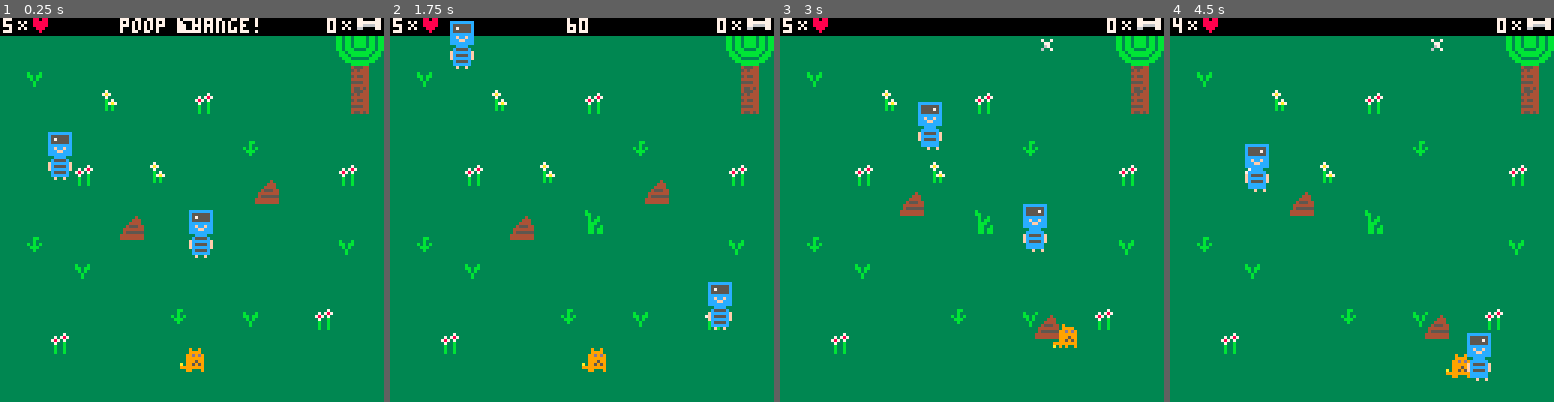
Above: before the commit, frames 1-4 (left to right).
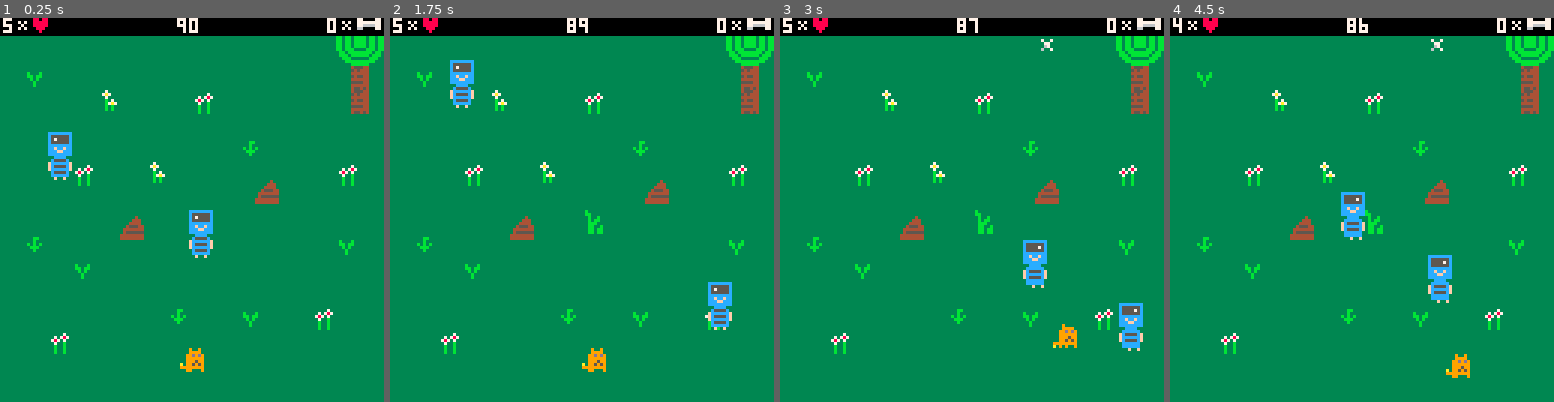
Above: after the commit, the same moments.

Repository: CornflakesOnGit/bonk-thief-horror
Game: PICO-8 cartridge bonk.p8
Two runs of this game, one before a commit and one after it. Both use one fixed random seed, a clock stepped at 60 frames per second and the inputs below.
Inputs:
- Up to frame 1 (0.25 s): no input
- Up to frame 2 (1.75 s): hold Right from 1.6 s (still down)
- Up to frame 3 (3 s): release Right at 2.1 s; hold Up 2.15-2.42 s; hold Right from 2.47 s (still down)
- Up to frame 4 (4.5 s): release Right at 3.03 s; hold Left 3.08-3.58 s; hold Down 3.63-3.97 s; hold Right from 4.02 s (still down)

The runs differ from the first frame. In frame 1, 0.7% of the frame differs, in the area x 31-68%, y 0-4%; in frame 2, 1.3%; in frame 3, 3.8%; in frame 4, 4.0%, in the area x 19-84%, y 0-95%.

Commit message:
various fixes
bonk now flashes when hit until not invincible anymore. timer is now gone when poop change is announced. thieves and bonk cannot go into upper UI area anymore. game does not run anymore when life is under zero or time is under zero.

Diff:
--- a/bonk_code.lua
+++ b/bonk_code.lua
@@ -9,7 +9,7 @@
 
     elapsed_bone_time = 0
     elapsed_poop_time = 0
-    time_left = 62
+    time_left = 91
 
     poop_announcement = 0
 
@@ -136,11 +136,11 @@
     end
 
     -- respawning from other side {#c81}
-    if bonk.pos.x < -4 then bonk.pos.x = 124
+        if bonk.pos.x < -4 then bonk.pos.x = 124
         elseif bonk.pos.x > 124 then bonk.pos.x = -4
-        elseif bonk.pos.y < -4 then bonk.pos.y = 124
-        elseif bonk.pos.y > 124 then bonk.pos.y = -4
-    end
+        elseif bonk.pos.y < 6 then bonk.pos.y = 124
+        elseif bonk.pos.y > 124 then bonk.pos.y = 6
+        end
 end
 
 -- Bonk change frame function {#c81,6}
@@ -166,7 +166,7 @@
         thief1.direction.x = thief1.direction.x * -1 -- Reverse horizontal direction
     end
 
-    if thief1.pos.y <= 0 or thief1.pos.y >= 112 then
+    if thief1.pos.y <= 7 or thief1.pos.y >= 112 then
         thief1.direction.y = thief1.direction.y * -1 -- Reverse vertical direction
     end
 
@@ -187,7 +187,7 @@
         thief2.direction.x = thief2.direction.x * -1 -- Reverse horizontal direction
     end
 
-    if thief2.pos.y <= 0 or thief2.pos.y >= 112 then
+    if thief2.pos.y <= 7 or thief2.pos.y >= 112 then
         thief2.direction.y = thief2.direction.y * -1 -- Reverse vertical direction
     end
 
@@ -463,14 +463,15 @@
         invincibility_flash_timer = invincibility_flash_timer + 1
     end
 
-    if invincibility_flash_timer % 3 == 0 then
-        show_bonk = not show_bonk
+    if invincibility_flash_timer % 2 == 0 then
+        show_bonk = false
     end
 
     if invincibility_flash_timer > 19 then
         show_bonk = true -- Ensure text is not displayed after the intended duration
-    end
-    invincibility_flash_timer = 1
+        invincibility_flash_timer = 1
+    end
+
 end
 
 
@@ -533,7 +534,7 @@
 end
 
 -->8
--- Other functions
+-- Timer functions
 
 -- Increase overall timer {#fff}
 function bone_timer()
@@ -544,14 +545,13 @@
     elapsed_poop_time = elapsed_poop_time + 1  -- Increment elapsed time every 1 frame
 end
 
-
 function countdown()
     time_left = time_left - 1/30
 end
 
 --Print HUD on screen
 function hud()
-    if not ((time_left >= 27 and time_left <= 30) or (time_left >= 57 and time_left <= 60)) then
+    if (time_left > 0 and time_left < 30) or (time_left > 32 and time_left < 60) or (time_left > 62 and time_left < 91) then
         print(flr(time_left), 59, 0, 7)
     end
 
@@ -586,6 +586,9 @@
     --print("# of bones: " ..#bones,50,20,7)
 end
 
+-->8
+--Other functions
+
 function end_game()
     if time_left < 0 or life == 0 then
         cls(1)
@@ -604,42 +607,52 @@
     end
 end
 
+function negative_life_debug()
+    if life == -1 then
+        life = 0
+    end
+end
 
 -->8
 --update
 
 function _update()
-    if time_left > 0 or life > 1 then
-        bone_timer()
-        poop_timer()
-        countdown()
-
-        bonk_movement()
-
-        thief1_movement()
-        thief2_movement()
-        ensure_thief1_diagonal()
-        ensure_thief2_diagonal()
-        thief1_animation()
-        thief2_animation()
-
-        collision_bonk_bone()
-        collision_bonk_thief1()
-        collision_bonk_thief2()
-        collision_thief1_poop()
-        collision_thief2_poop()
-        collision_thief1_bone()
-        collision_thief2_bone()
-
-        invincibility()
-
-        spawn_new_bone()
-        bone_animation()
-
-        poop_change()
-        emergency_poop_jump()
-    end
-
+    if life > 0 then
+        if time_left > 0 then
+
+            bone_timer()
+            poop_timer()
+            countdown()
+
+            bonk_movement()
+
+            thief1_movement()
+            thief2_movement()
+            ensure_thief1_diagonal()
+            ensure_thief2_diagonal()
+            thief1_animation()
+            thief2_animation()
+
+            collision_bonk_bone()
+            collision_bonk_thief1()
+            collision_bonk_thief2()
+            collision_thief1_poop()
+            collision_thief2_poop()
+            collision_thief1_bone()
+            collision_thief2_bone()
+
+            invincibility()
+            invincibility_flash()
+
+            spawn_new_bone()
+            bone_animation()
+
+            poop_change()
+            emergency_poop_jump()
+
+            negative_life_debug()
+        end
+    end
 end
 
 
@@ -660,7 +673,9 @@
     if show_bonk == true then
         drawBonk()
     end
+    -- I'm calling this funciton here again to increase flashing speed
     invincibility_flash()
+
     draw_thief1()
     draw_thief2()
     end_game()
